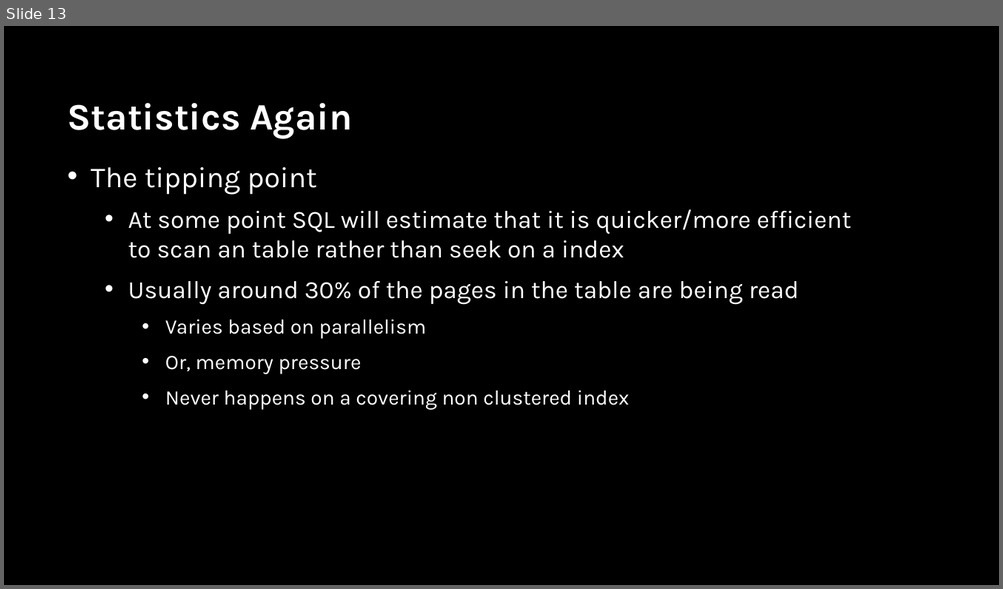
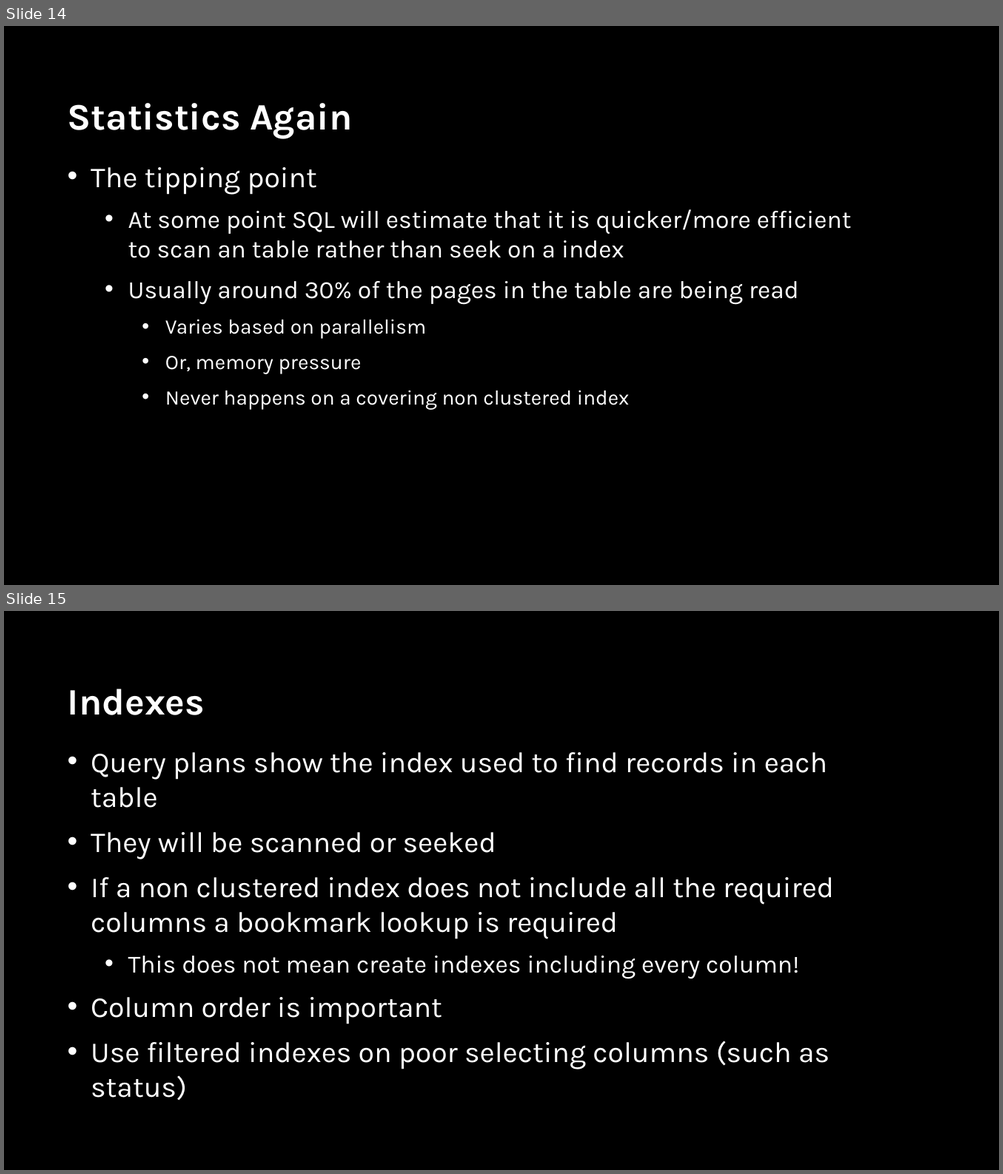
Before and after one commit to sabinio/SQLTraining, a slide deck: Slides/3. Query Execution.pptx. Shown one above the other, each under a label of ours: slide 13 before the commit, slides 14 and 15 after it. The pictures are 1003x589 and 1003x1174 pixels, drawn with LibreOffice and Linux fonts; fonts in the diff are those of the drawing; background and template pictures are left out. Boxes give left, top, right and bottom in pixels: in the first picture for what was removed or moved away, otherwise in the second. Text is boxed around its words. In the diff, an @@ line names an element or a change of style, - is before the commit and + after.

```diff
--- a/Slides/3. Query Execution.pptx
+++ b/Slides/3. Query Execution.pptx
@@ slide 15 added at [4,611,999,1170], background picture (left out) @@
@@ title added at [68,689,205,715], 36 pt, text #FFFFFF, bold @@
+Indexes
@@ text added at [91,752,834,1101], 28 pt, text #FFFFFF @@
+• Query plans show the index used to find records in each table
+• They will be scanned or seeked
+• If a non clustered index does not include all the required columns a bookmark lookup is required
+  • This does not mean create indexes including every column!
+• Column order is important
+• Use filtered indexes on poor selecting columns (such as status)
@@ what was slide 13 is now slide 14 @@
```
Also in this commit, not shown: 7 slides changed, 7 other slides added, 3 slides removed, 1 other file.
